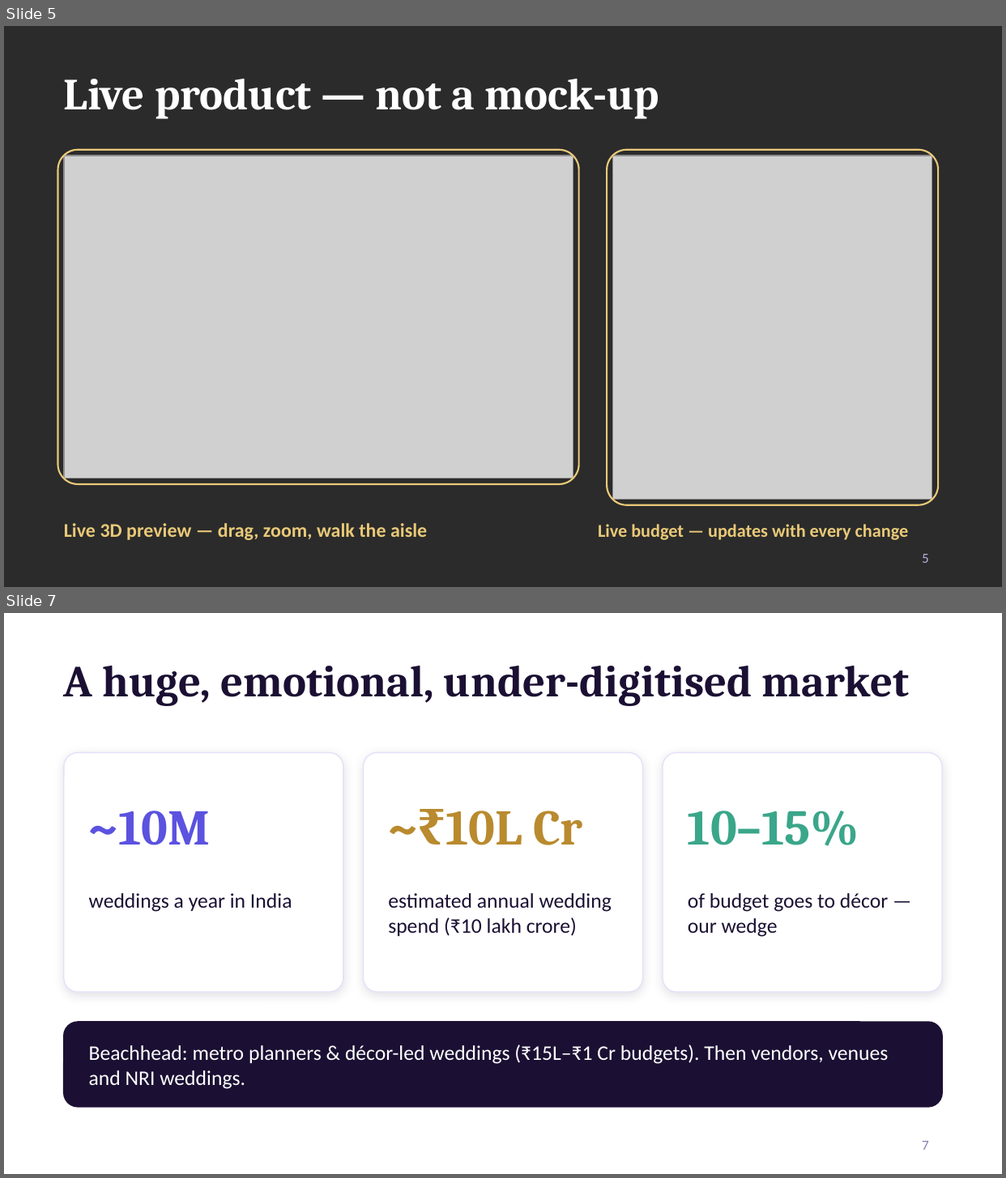
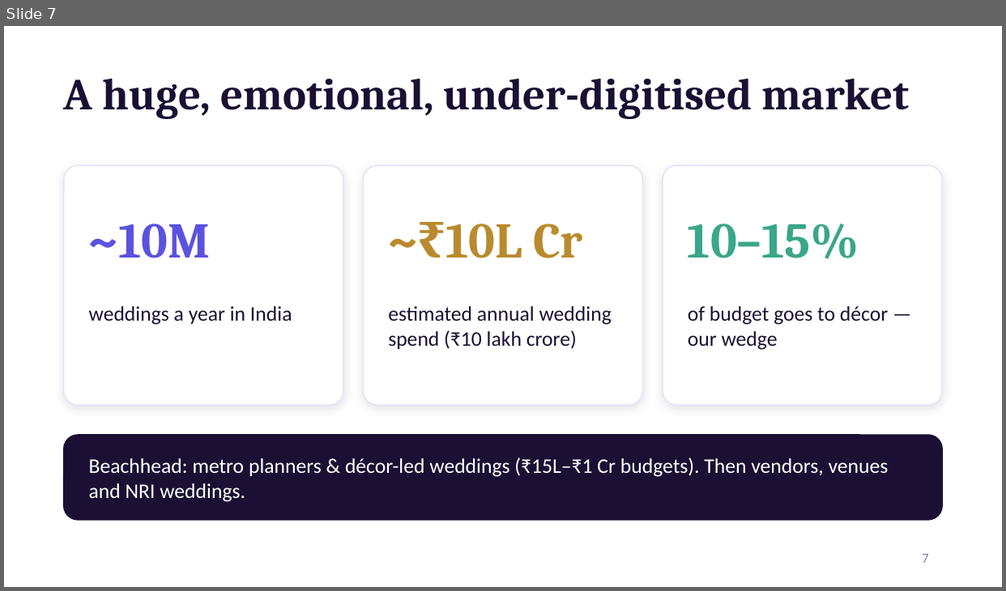
Before and after one commit to vaibhavdave/weddingplanner, a slide deck: pitch/WedVerse_AI_Shark_Tank_Pitch.pptx. Shown one above the other, each under a label of ours: slides 5 and 7 before the commit, slide 7 after it; the slides between them are not shown. The pictures are 1006x1178 and 1006x591 pixels, drawn with LibreOffice and Linux fonts; fonts in the diff are those of the drawing; grey boxes stand for pictures; background and template pictures are left out; a plain dark background stands for a picture behind light text. Boxes give left, top, right and bottom in pixels: in the first picture for what was removed or moved away, otherwise in the second. Text is boxed around its words. In the diff, an @@ line names an element or a change of style, - is before the commit and + after.

```diff
--- a/pitch/WedVerse_AI_Shark_Tank_Pitch.pptx
+++ b/pitch/WedVerse_AI_Shark_Tank_Pitch.pptx
@@ slide 5 removed at bbox=[4, 26, 1002, 587], background picture (left out) @@
@@ text removed at bbox=[64, 79, 658, 119] @@
-Live product — not a mock-up
@@ rounded rectangle removed at bbox=[58, 150, 579, 484] @@
@@ picture removed at bbox=[64, 156, 573, 478] @@
@@ rounded rectangle removed at bbox=[607, 150, 938, 505] @@
@@ picture removed at bbox=[613, 156, 932, 499] @@
@@ text removed at bbox=[64, 523, 427, 540] @@
-Live 3D preview — drag, zoom, walk the aisle
@@ text removed at bbox=[598, 524, 908, 540] @@
-Live budget — updates with every change
@@ page number removed at bbox=[922, 554, 929, 563] @@
-5
```
Also in this commit, not shown: 4 slides changed, 1 slide added, 22 other files.
